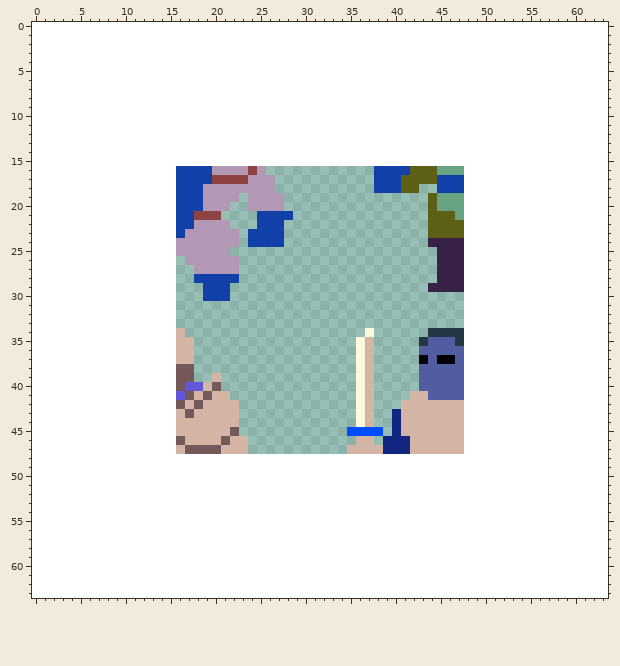
File history of a pixel-art sprite, snapshot/drawing_64x64_clipped.png. Above is the file before it was changed.
The file is 64x64 pixels.
The result:
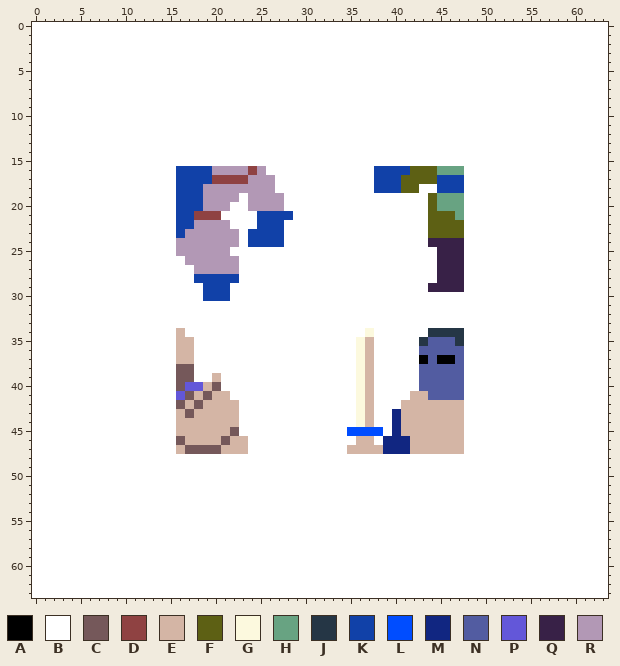
Palette (. is transparent): A #000000  B #ffffff  C #75585a  D #8f4242  E #d4b5a5  F #5d6014  G #fcf9de  H #68a382  J #253645  K #1141a8  L #004dff  M #112681  N #525ca1  P #6357d9  Q #382147  R #b298b5
From old to new:
y 16: x 26..37 ............ -> BBBBBBBBBBBB
y 17: x 27..37 ........... -> BBBBBBBBBBB
y 18: x 27..37 ........... -> BBBBBBBBBBB; x 43..44 .. -> BB
y 19: x 23 . -> B; x 28..43 ................ -> BBBBBBBBBBBBBBBB
y 20: x 22..23 .. -> BB; x 28..43 ................ -> BBBBBBBBBBBBBBBB
y 21: x 21..24 .... -> BBBB; x 29..43 ............... -> BBBBBBBBBBBBBBB
y 22: x 22..24 ... -> BBB; x 28..43 ................ -> BBBBBBBBBBBBBBBB
y 23..24: x 23 . -> B; x 28..43 ................ -> BBBBBBBBBBBBBBBB
y 25: x 22..44 ....................... -> BBBBBBBBBBBBBBBBBBBBBBB
y 26: x 16 . -> B; x 23..44 ...................... -> BBBBBBBBBBBBBBBBBBBBBB
y 27..28: x 16..17 .. -> BB; x 23..44 ...................... -> BBBBBBBBBBBBBBBBBBBBBB
y 29: x 16..18 ... -> BBB; x 22..43 ...................... -> BBBBBBBBBBBBBBBBBBBBBB
y 30: x 16..18 ... -> BBB; x 22..47 .......................... -> BBBBBBBBBBBBBBBBBBBBBBBBBB
y 31..33: x 16..47 ................................ -> BBBBBBBBBBBBBBBBBBBBBBBBBBBBBBBB
y 34: x 17..36 .................... -> BBBBBBBBBBBBBBBBBBBB; x 38..43 ...... -> BBBBBB
y 35..38: x 18..35 .................. -> BBBBBBBBBBBBBBBBBB; x 38..42 ..... -> BBBBB
y 39: x 18..19 .. -> BB; x 21..35 ............... -> BBBBBBBBBBBBBBB; x 38..42 ..... -> BBBBB
y 40: x 21..35 ............... -> BBBBBBBBBBBBBBB; x 38..42 ..... -> BBBBB
y 41: x 22..35 .............. -> BBBBBBBBBBBBBB; x 38..41 .... -> BBBB
y 42: x 23..35 ............. -> BBBBBBBBBBBBB; x 38..40 ... -> BBB
y 43..44: x 23..35 ............. -> BBBBBBBBBBBBB; x 38..39 .. -> BB
y 45: x 23..34 ............ -> BBBBBBBBBBBB; x 39 . -> B
y 46: x 24..35 ............ -> BBBBBBBBBBBB; x 38 . -> B
y 47: x 24..34 ........... -> BBBBBBBBBBB
